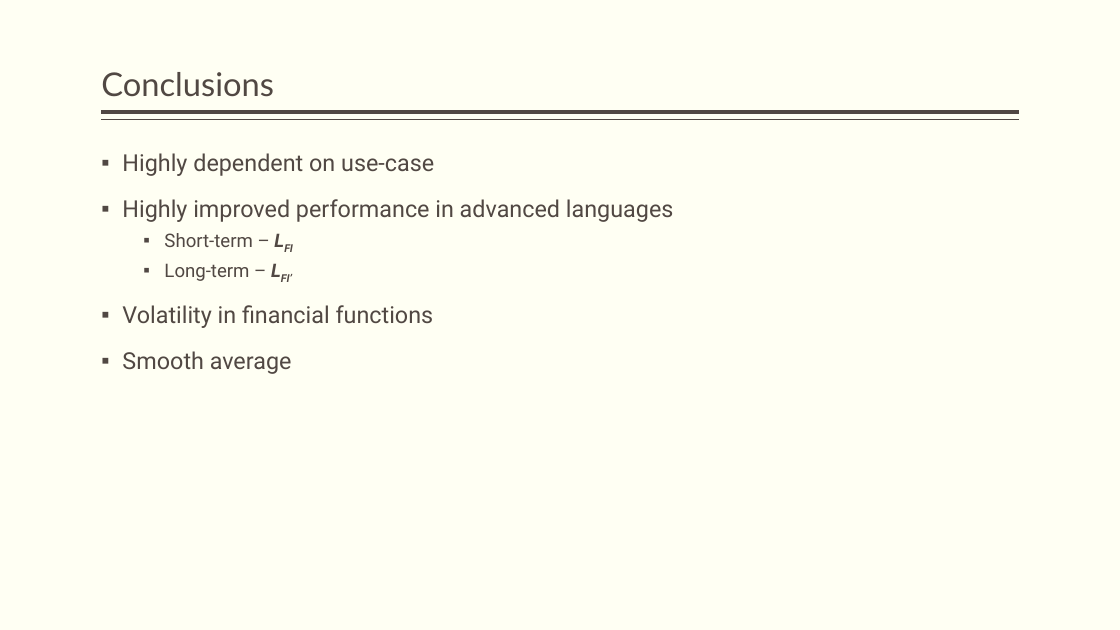
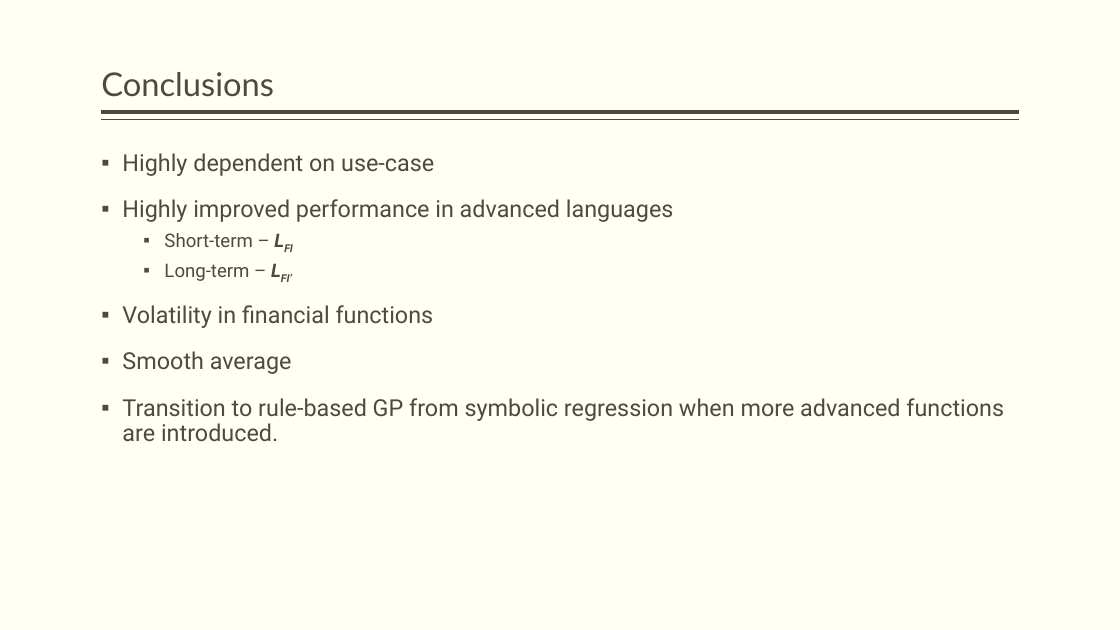
Before and after one commit to JamesEarle/GPP, a slide deck: slide 26 of GPP_Defense.pptx (slide 24 before the commit). Drawn at 1120x630 pixels with LibreOffice and Linux fonts; fonts in the diff are those of the drawing. Boxes give left, top, right and bottom in pixels: in the first picture for what was removed or moved away, otherwise in the second. Text is boxed around its words. In the diff, an @@ line names an element or a change of style, - is before the commit and + after.

```diff
--- a/GPP_Defense.pptx
+++ b/GPP_Defense.pptx
@@ text at (x1=122, y1=398, x2=1004, y2=441): paragraph added @@
+▪ Transition to rule-based GP from symbolic regression when more advanced functions are introduced.
```
Also in this commit, not shown: 7 other slides changed, 4 slides added.
